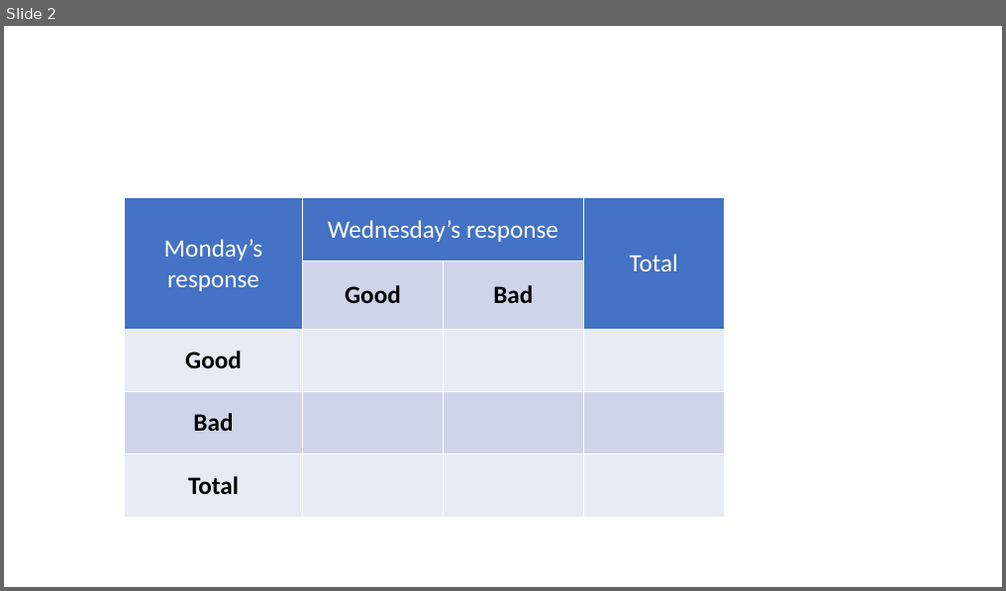
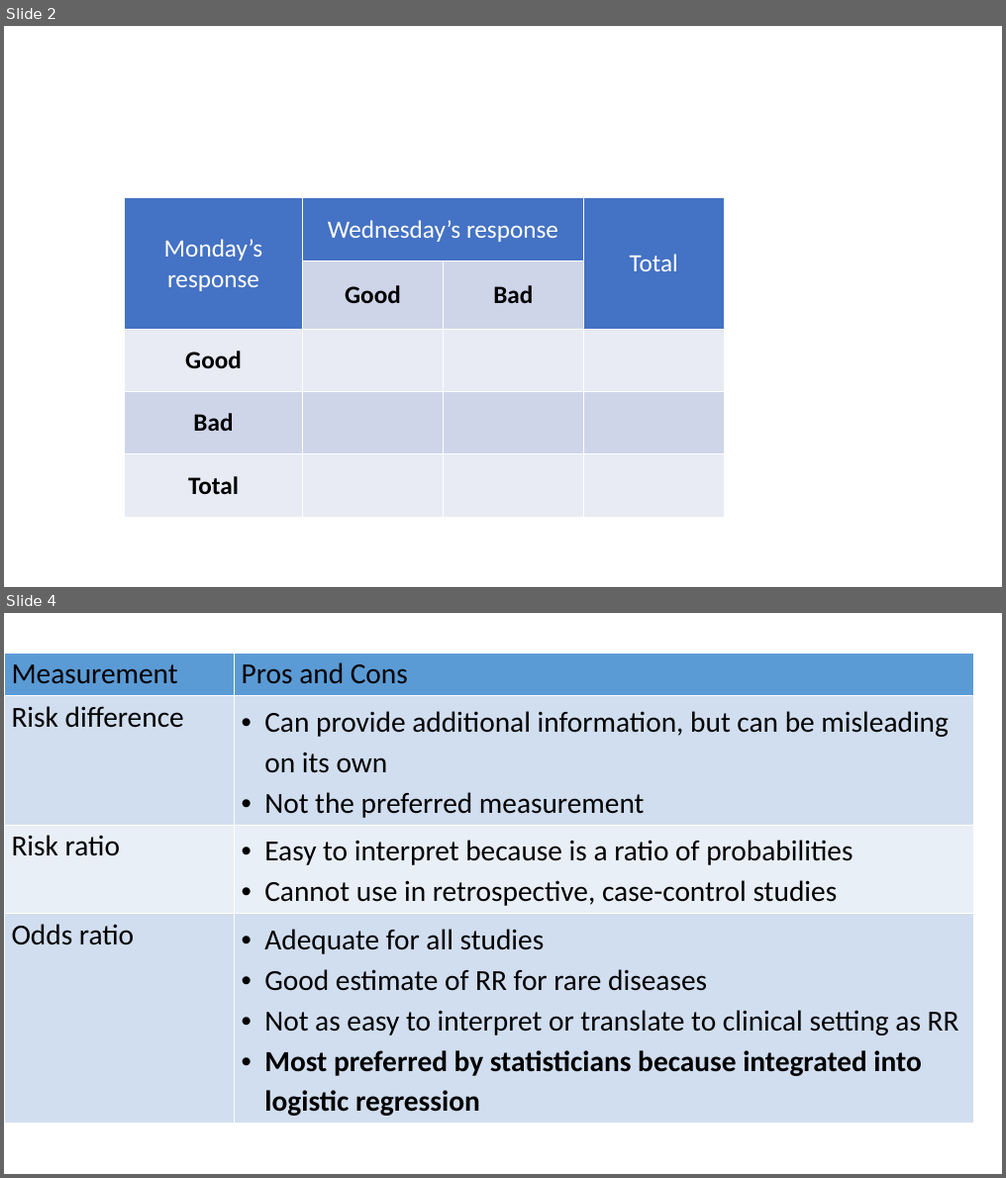
Before and after one commit to nwakim/S2024_BSTA_513, a slide deck: lectures/04_Meas_Assoc_Agree/images/04_Meas_Assoc_Agree_tables.pptx. Shown one above the other, each under a label of ours: slide 2 before the commit, slides 2 and 4 after it; the slides between them are not shown. The pictures are 1006x591 and 1006x1178 pixels, drawn with LibreOffice and Linux fonts; fonts in the diff are those of the drawing. Boxes give left, top, right and bottom in pixels: in the first picture for what was removed or moved away, otherwise in the second. Text is boxed around its words. In the diff, an @@ line names an element or a change of style, - is before the commit and + after.

```diff
--- a/lectures/04_Meas_Assoc_Agree/images/04_Meas_Assoc_Agree_tables.pptx
+++ b/lectures/04_Meas_Assoc_Agree/images/04_Meas_Assoc_Agree_tables.pptx
@@ slide 4 added at (4, 613, 1002, 1174), background #FFFFFF @@
@@ table added at (4, 653, 973, 1120), 4 rows, 2 columns @@
+Measurement | Pros and Cons
+Risk difference | Can provide additional information, but can be misleading on its own / Not the preferred measurement
+Risk ratio | Easy to interpret because is a ratio of probabilities / Cannot use in retrospective, case-control studies
+Odds ratio | Adequate for all studies / Good estimate of RR for rare diseases / Not as easy to interpret or translate to clinical setting as RR / Most preferred by statisticians because integrated into logistic regression
```
Also in this commit, not shown: 1 other slide added, 7 other files.
